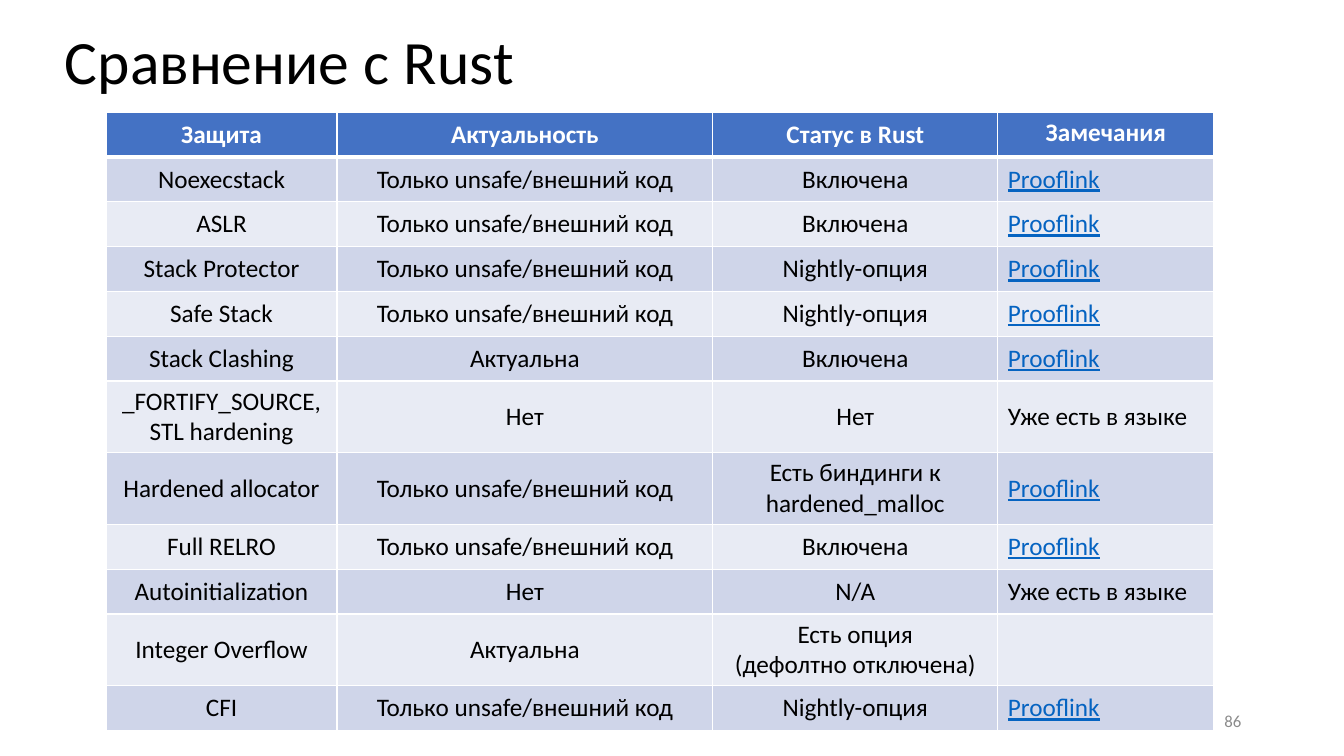
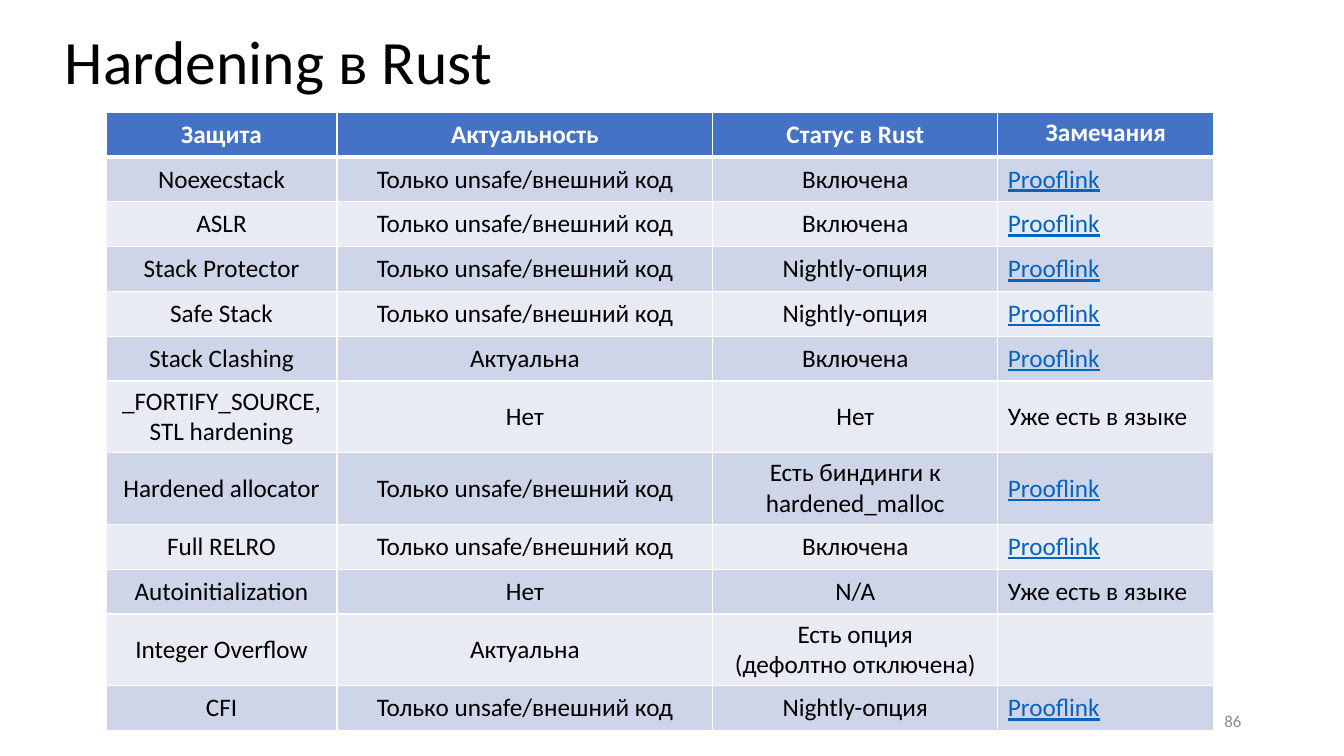
Before and after one commit to yugr/slides, a slide deck: slide 86 of CppZeroCost/2025/RU.pptx. Drawn at 1344x756 pixels with LibreOffice and Linux fonts; fonts in the diff are those of the drawing. Boxes give left, top, right and bottom in pixels: in the first picture for what was removed or moved away, otherwise in the second. Text is boxed around its words. In the diff, an @@ line names an element or a change of style, - is before the commit and + after.

```diff
--- a/CppZeroCost/2025/RU.pptx
+++ b/CppZeroCost/2025/RU.pptx
@@ title at <box>65,41,492,95</box>: text changed @@
-Сравнение с Rust
+Hardening в Rust
```
Also in this commit, not shown: 6 other slides changed, 2 other files.
